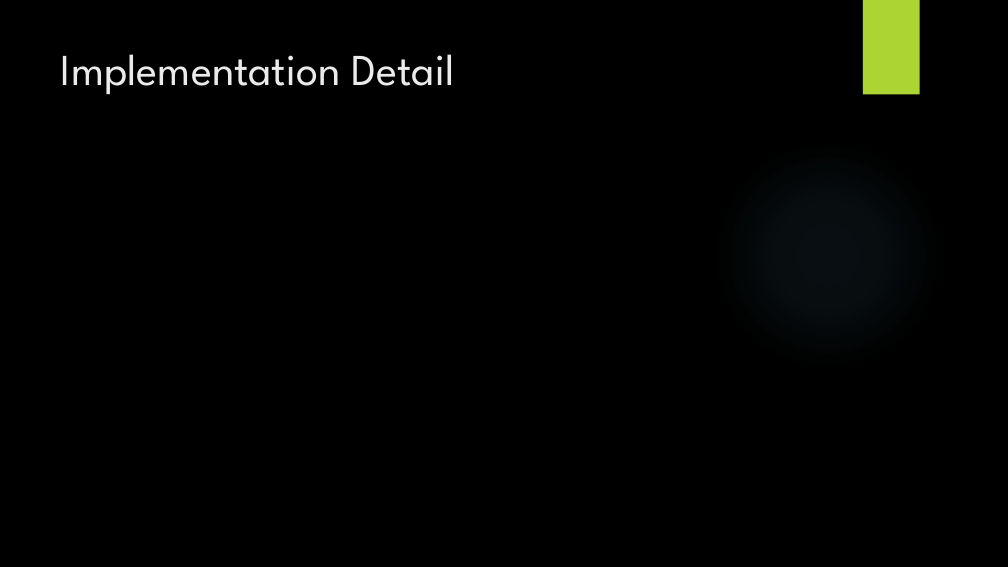
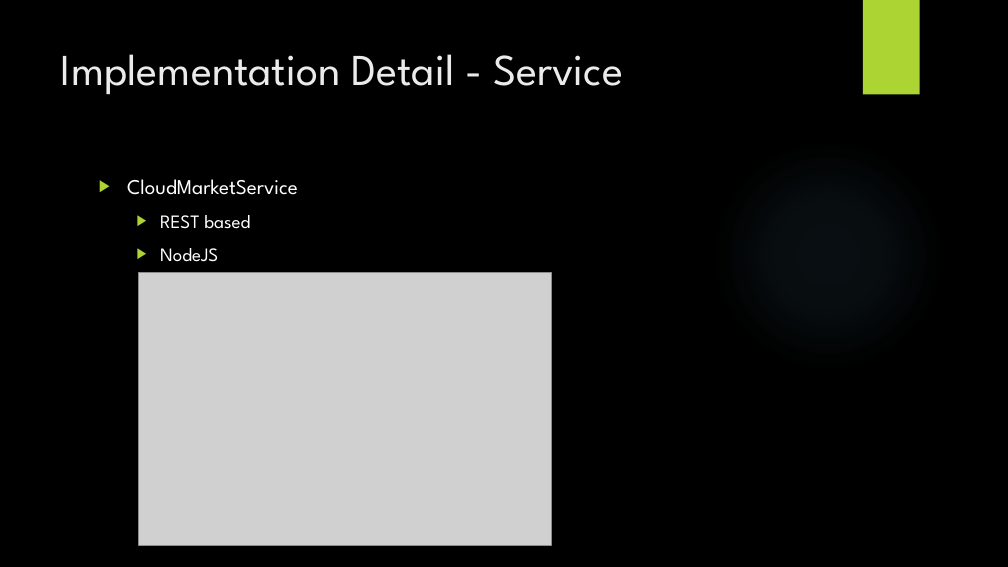
Before and after one commit to lightstalker89/MIT_SAD, a slide deck: slide 3 of 3nd_sem/cc/le_gr_mu/01_Ex_Hm/Presentation/Enabling Technologies.pptx. Drawn at 1008x567 pixels with LibreOffice and Linux fonts; fonts in the diff are those of the drawing; grey boxes stand for pictures; background and template pictures are left out. Boxes give left, top, right and bottom in pixels: in the first picture for what was removed or moved away, otherwise in the second. Text is boxed around its words. In the diff, an @@ line names an element or a change of style, - is before the commit and + after.

Commit message:
*) Updated presentation for cc

```diff
--- a/3nd_sem/cc/le_gr_mu/01_Ex_Hm/Presentation/Enabling Technologies.pptx
+++ b/3nd_sem/cc/le_gr_mu/01_Ex_Hm/Presentation/Enabling Technologies.pptx
@@ title at [61, 54, 623, 94]: text changed @@
-Implementation Detail
+Implementation Detail - Service
@@ text added at [127, 179, 298, 262], 20 pt, text #FFFFFF @@
+▶ CloudMarketService
+  ▶ REST based
+  ▶ NodeJS
@@ picture added at [138, 273, 551, 545] @@
```
Also in this commit, not shown: 3 other slides changed, 1 slide added, 1 slide removed.
